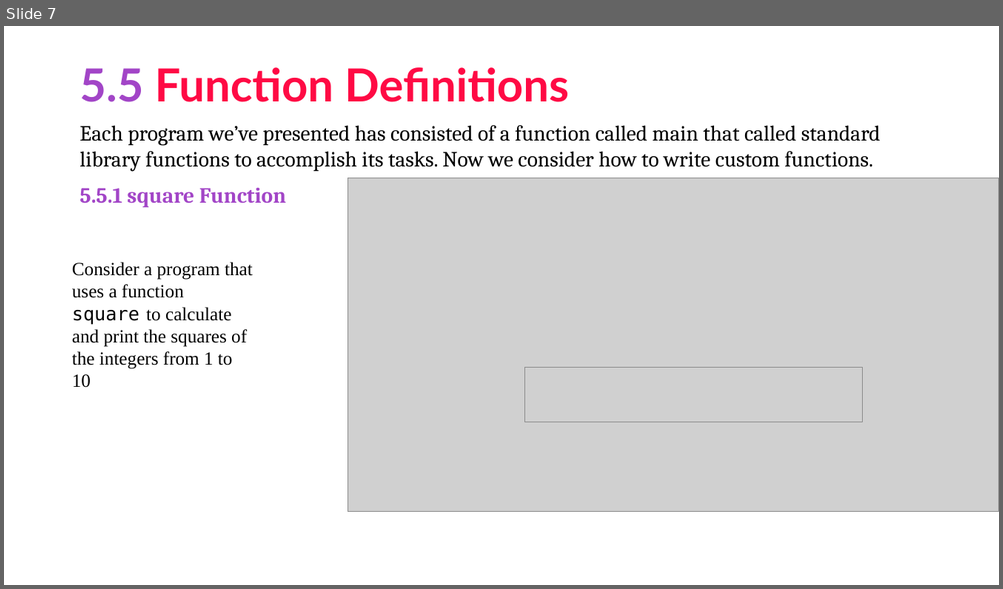
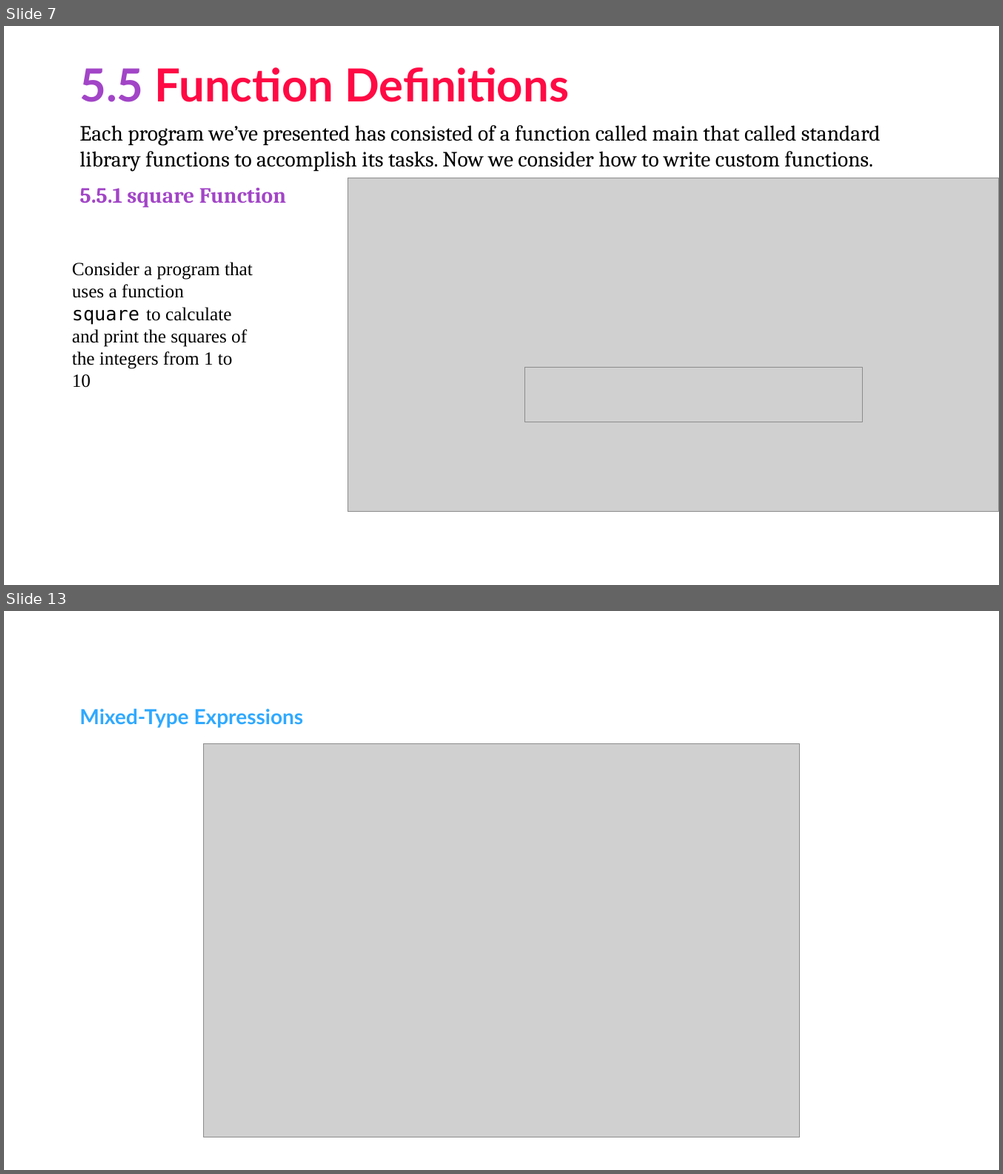
Before and after one commit to asimriaz/FOP, a slide deck: Chapter 5.pptx. Shown one above the other, each under a label of ours: slide 7 before the commit, slides 7 and 13 after it; the slides between them are not shown. The pictures are 1003x589 and 1003x1174 pixels, drawn with LibreOffice and Linux fonts; fonts in the diff are those of the drawing; grey boxes stand for pictures. Boxes give left, top, right and bottom in pixels: in the first picture for what was removed or moved away, otherwise in the second. Text is boxed around its words. In the diff, an @@ line names an element or a change of style, - is before the commit and + after.

```diff
--- a/Chapter 5.pptx
+++ b/Chapter 5.pptx
@@ slide 13 added at <box>4,611,999,1170</box>, background #FFFFFF @@
@@ text added at <box>79,709,304,728</box>, 20 pt, text #2FA9FF, bold @@
+Mixed-Type Expressions
@@ picture added at <box>203,743,800,1137</box> @@
```
Also in this commit, not shown: 19 other slides added.
